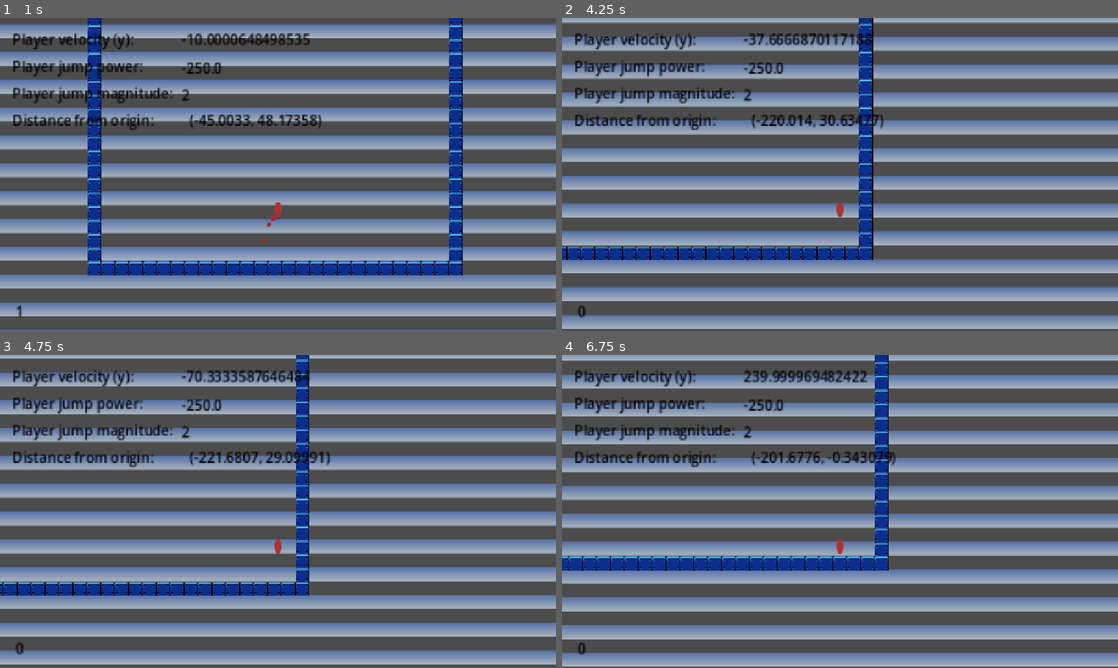
Above: before the commit, frames 1-4 (two rows, left to right).
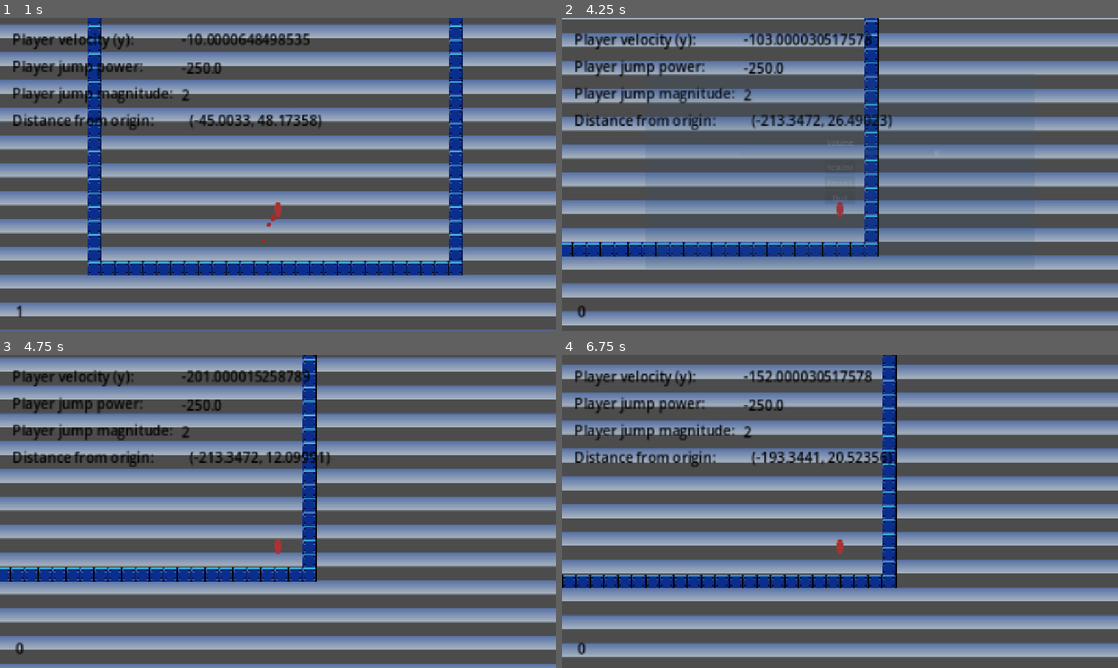
Above: after the commit, the same moments.

Repository: 20lux/gds5_prototype
Game: Godot game, scene res://scenes/levels/prototype_level.tscn
Same seed, same stepped clock (60 frames per second), same inputs: the game is played once before the commit and once after it. A sky picture missing from this copy of the repository is replaced by a grey-blue gradient.
Inputs (mouse positions are in pixels of both pictures, inside the frame that each line leads up to):
- Up to frame 1 (1 s): hold Right (right) from 0.53 s (still down); tap Space (jump) at 0.77 s
- Up to frame 2 (4.25 s): tap Space (jump) at 1.52, 3.02, 3.77 s; release Right (right) at 2.03 s; hold Left (left) 2.03-2.78 s; hold Right (right) from 2.78 s (still down); tap Escape (pause, bound only after the commit) at 4.15 s
- Up to frame 3 (4.75 s): release Right (right) at 4.25 s; click (278, 505) at 4.25 s, where only the run after the commit has a clickable "Resume"
- Up to frame 4 (6.75 s): hold Left (left) 5.03-5.78 s; tap Space (jump) at 5.27 s; hold Right (right) 5.78-6.53 s; hold Left (left) from 6.53 s (still down)

Frame 1 is identical in both runs. In frame 2, 33% of the frame differs, in the area x 0-100%, y 0-100%; in frame 3, 98%; in frame 4, 87%.

Commit message:
Added pause menu

Diff:
--- a/project.godot
+++ b/project.godot
@@ -68,6 +68,11 @@
 "events": [Object(InputEventKey,"resource_local_to_scene":false,"resource_name":"","device":-1,"window_id":0,"alt_press …(191 unchanged characters)…
 ]
 }
+pause={
+"deadzone": 0.2,
+"events": [Object(InputEventKey,"resource_local_to_scene":false,"resource_name":"","device":-1,"window_id":0,"alt_pressed":false,"shift_pressed":false,"ctrl_pressed":false,"meta_pressed":false,"pressed":false,"keycode":0,"physical_keycode":4194305,"key_label":0,"unicode":0,"location":0,"echo":false,"script":null)
+]
+}
 
 [layer_names]
 
--- a/scenes/levels/prototype_level.tscn
+++ b/scenes/levels/prototype_level.tscn
@@ -8,6 +8,7 @@
 [ext_resource type="PackedScene" uid="uid://ckt7otqsooi53" path="res://scenes/portal.tscn" id="5_nbgd6"]
 [ext_resource type="PackedScene" uid="uid://cs3wyox30dwg7" path="res://scenes/bouncing_platform.tscn" id="7_av42w"]
 [ext_resource type="AudioStream" uid="uid://d2xhhvgik1285" path="res://audio/flowerbed_fields.ogg" id="8_js2ys"]
+[ext_resource type="PackedScene" uid="uid://q4lgf0x3wypx" path="res://scenes/pause_menu.tscn" id="9_cx7x2"]
 
 [sub_resource type="TileSetAtlasSource" id="TileSetAtlasSource_hg8qc"]
 texture = ExtResource("2_bls32")
@@ -103,56 +104,56 @@
 sources/1 = SubResource("TileSetAtlasSource_bls32")
 sources/2 = SubResource("TileSetAtlasSource_i8wb4")
 
-[sub_resource type="Curve2D" id="Curve2D_js2ys"]
+[sub_resource type="Curve2D" id="Curve2D_cx7x2"]
 resource_local_to_scene = true
 _data = {
 "points": PackedVector2Array(0, 0, 0, 0, 0, 0, 0, 0, 0, 0, 200, 0)
 }
 point_count = 2
 
-[sub_resource type="Curve2D" id="Curve2D_cx7x2"]
+[sub_resource type="Curve2D" id="Curve2D_w2f51"]
 resource_local_to_scene = true
 _data = {
 "points": PackedVector2Array(0, 0, 0, 0, 0, 0, 0, 0, 0, 0, -192, 0)
 }
 point_count = 2
 
-[sub_resource type="Curve2D" id="Curve2D_w2f51"]
+[sub_resource type="Curve2D" id="Curve2D_y2424"]
 resource_local_to_scene = true
 _data = {
 "points": PackedVector2Array(0, 0, 0, 0, 0, 0, 0, 0, 0, 0, 192, 0)
 }
 point_count = 2
 
-[sub_resource type="Curve2D" id="Curve2D_y2424"]
+[sub_resource type="Curve2D" id="Curve2D_1qcro"]
 resource_local_to_scene = true
 _data = {
 "points": PackedVector2Array(0, 0, 0, 0, 0, 0, 0, 0, 0, 0, -272, 0)
 }
 point_count = 2
 
-[sub_resource type="Curve2D" id="Curve2D_1qcro"]
+[sub_resource type="Curve2D" id="Curve2D_xtll6"]
 resource_local_to_scene = true
 _data = {
 "points": PackedVector2Array(0, 0, 0, 0, 0, 0, 0, 0, 0, 0, 320, 0)
 }
 point_count = 2
 
+[sub_resource type="Curve2D" id="Curve2D_qcc2t"]
+resource_local_to_scene = true
+_data = {
+"points": PackedVector2Array(0, 0, 0, 0, 0, 0, 0, 0, 0, 0, 120, 0)
+}
+point_count = 2
+
 [sub_resource type="Curve2D" id="Curve2D_l22r4"]
 resource_local_to_scene = true
 _data = {
-"points": PackedVector2Array(0, 0, 0, 0, 0, 0, 0, 0, 0, 0, 120, 0)
-}
-point_count = 2
-
-[sub_resource type="Curve2D" id="Curve2D_xtll6"]
-resource_local_to_scene = true
-_data = {
 "points": PackedVector2Array(0, 0, 0, 0, 0, 0, 0, 0, 0, 0, 320, 520)
 }
 point_count = 2
 
-[sub_resource type="Curve2D" id="Curve2D_qcc2t"]
+[sub_resource type="Curve2D" id="Curve2D_2g36m"]
 resource_local_to_scene = true
 _data = {
 "points": PackedVector2Array(0, 0, 0, 0, 0, 0, 0, 0, 0, 0, -312, 528)
@@ -161,7 +162,7 @@
 
 [node name="TestLevel2" type="Node2D" unique_id=45422843 node_paths=PackedStringArray("audioPlayer")]
 script = ExtResource("1_i8wb4")
-audioPlayer = NodePath("AudioStreamPlayer")
+audioPlayer = NodePath("CanvasLayer/AudioStreamPlayer")
 metadata/_edit_horizontal_guides_ = [-1000.0, -2000.0, -3000.0, -4000.0, -5000.0, -6000.0, -7000.0]
 
 [node name="TextureRect" type="TextureRect" parent="." unique_id=1612950766]
@@ -248,6 +249,10 @@
 [node name="BouncingPlatform10" parent="." unique_id=1266316999 instance=ExtResource("7_av42w")]
 position = Vector2(760, -6328)
 
-[node name="AudioStreamPlayer" type="AudioStreamPlayer" parent="." unique_id=1747603258]
+[node name="CanvasLayer" type="CanvasLayer" parent="." unique_id=86649483]
+
+[node name="PauseMenu" parent="CanvasLayer" unique_id=909740561 instance=ExtResource("9_cx7x2")]
+
+[node name="AudioStreamPlayer" type="AudioStreamPlayer" parent="CanvasLayer" unique_id=1747603258]
 stream = ExtResource("8_js2ys")
 autoplay = true
--- /dev/null
+++ b/scenes/pause_menu.tscn
@@ -0,0 +1,109 @@
+[gd_scene format=3 uid="uid://q4lgf0x3wypx"]
+
+[ext_resource type="Script" uid="uid://71qucquyqgec" path="res://scripts/pause_menu.gd" id="1_n87rw"]
+
+[sub_resource type="Animation" id="Animation_n87rw"]
+length = 0.001
+tracks/0/type = "value"
+tracks/0/imported = false
+tracks/0/enabled = true
+tracks/0/path = NodePath(".:modulate")
+tracks/0/interp = 1
+tracks/0/loop_wrap = true
+tracks/0/keys = {
+"times": PackedFloat32Array(0),
+"transitions": PackedFloat32Array(1),
+"update": 0,
+"values": [Color(1, 1, 1, 0)]
+}
+
+[sub_resource type="Animation" id="Animation_myx47"]
+resource_name = "fade_in"
+length = 0.33333334
+step = 0.16666667
+tracks/0/type = "value"
+tracks/0/imported = false
+tracks/0/enabled = true
+tracks/0/path = NodePath(".:modulate")
+tracks/0/interp = 1
+tracks/0/loop_wrap = true
+tracks/0/keys = {
+"times": PackedFloat32Array(0, 0.33333337),
+"transitions": PackedFloat32Array(1, 1),
+"update": 0,
+"values": [Color(1, 1, 1, 0), Color(1, 1, 1, 1)]
+}
+
+[sub_resource type="AnimationLibrary" id="AnimationLibrary_kukqi"]
+_data = {
+&"RESET": SubResource("Animation_n87rw"),
+&"fade_in": SubResource("Animation_myx47")
+}
+
+[node name="PauseMenu" type="Control" unique_id=909740561]
+process_mode = 3
+modulate = Color(1, 1, 1, 0)
+layout_mode = 3
+anchors_preset = 15
+anchor_right = 1.0
+anchor_bottom = 1.0
+grow_horizontal = 2
+grow_vertical = 2
+script = ExtResource("1_n87rw")
+
+[node name="ColorRect" type="ColorRect" parent="." unique_id=567953919]
+layout_mode = 0
+offset_left = 192.0
+offset_top = 128.0
+offset_right = 1088.0
+offset_bottom = 576.0
+color = Color(0.33333334, 0.6509804, 1, 0.48235294)
+
+[node name="PanelContainer" type="PanelContainer" parent="." unique_id=583787505]
+layout_mode = 0
+offset_left = 192.0
+offset_top = 128.0
+offset_right = 1088.0
+offset_bottom = 576.0
+
+[node name="VBoxContainer" type="VBoxContainer" parent="PanelContainer" unique_id=2121628660]
+layout_mode = 2
+size_flags_horizontal = 4
+size_flags_vertical = 4
+alignment = 1
+
+[node name="VolumeLabel" type="Label" parent="PanelContainer/VBoxContainer" unique_id=2124370650]
+layout_mode = 2
+size_flags_vertical = 1
+text = "Volume
+"
+horizontal_alignment = 1
+
+[node name="VolumeSlider" type="HSlider" parent="PanelContainer/VBoxContainer/VolumeLabel" unique_id=113831929]
+layout_mode = 0
+offset_left = -197.0
+offset_top = 28.0
+offset_right = 267.0
+offset_bottom = 44.0
+max_value = 1.0
+step = 0.05
+
+[node name="ResumeButton" type="Button" parent="PanelContainer/VBoxContainer" unique_id=457218758]
+layout_mode = 2
+text = "Resume"
+
+[node name="RestartButton" type="Button" parent="PanelContainer/VBoxContainer" unique_id=326409703]
+layout_mode = 2
+text = "Restart"
+
+[node name="QuitButton" type="Button" parent="PanelContainer/VBoxContainer" unique_id=1911306083]
+layout_mode = 2
+text = "Quit"
+
+[node name="AnimationPlayer" type="AnimationPlayer" parent="." unique_id=1429460942]
+libraries/ = SubResource("AnimationLibrary_kukqi")
+
+[connection signal="mouse_exited" from="PanelContainer/VBoxContainer/VolumeLabel/VolumeSlider" to="." method="_on_volume_slider_mouse_exited"]
+[connection signal="pressed" from="PanelContainer/VBoxContainer/ResumeButton" to="." method="_on_resume_button_pressed"]
+[connection signal="pressed" from="PanelContainer/VBoxContainer/RestartButton" to="." method="_on_restart_button_pressed"]
+[connection signal="pressed" from="PanelContainer/VBoxContainer/QuitButton" to="." method="_on_quit_button_pressed"]
--- a/scripts/game_controller.gd
+++ b/scripts/game_controller.gd
@@ -3,9 +3,5 @@
 @export var audioPlayer : AudioStreamPlayer
 
 func _process(delta: float) -> void:
-	if Input.is_action_just_pressed("reset"):
-		get_tree().reload_current_scene()
-	if Input.is_action_just_pressed("quit"):
-		get_tree().quit()
 	if !audioPlayer.playing:
 		audioPlayer.play()
--- /dev/null
+++ b/scripts/pause_menu.gd
@@ -0,0 +1,36 @@
+extends Control
+
+func _ready() -> void:
+	$AnimationPlayer.play("RESET")
+	$PanelContainer/VBoxContainer/VolumeLabel/VolumeSlider.value = db_to_linear(AudioServer.get_bus_volume_db(0))
+
+func resume() -> void:
+	get_tree().paused = false
+	$AnimationPlayer.play_backwards("fade_in")
+
+func pause() -> void:
+	get_tree().paused = true
+	$AnimationPlayer.play("fade_in")
+
+func _process(delta: float) -> void:
+	if Input.is_action_just_pressed("pause") and !get_tree().paused:
+		pause()
+	elif Input.is_action_just_pressed("pause") and get_tree().paused:
+		resume()
+
+func _on_resume_button_pressed() -> void:
+	apply_volume()
+	resume()
+
+func _on_restart_button_pressed() -> void:
+	resume()
+	get_tree().reload_current_scene()
+
+func _on_quit_button_pressed() -> void:
+	get_tree().quit()
+
+func apply_volume() -> void:
+	AudioServer.set_bus_volume_db(0, linear_to_db($PanelContainer/VBoxContainer/VolumeLabel/VolumeSlider.value))
+
+func _on_volume_slider_mouse_exited() -> void:
+	release_focus()
Not shown: 1 places in scenes/levels/prototype_level.tscn that only renumber resources
Not shown, added: scripts/pause_menu.gd.uid
